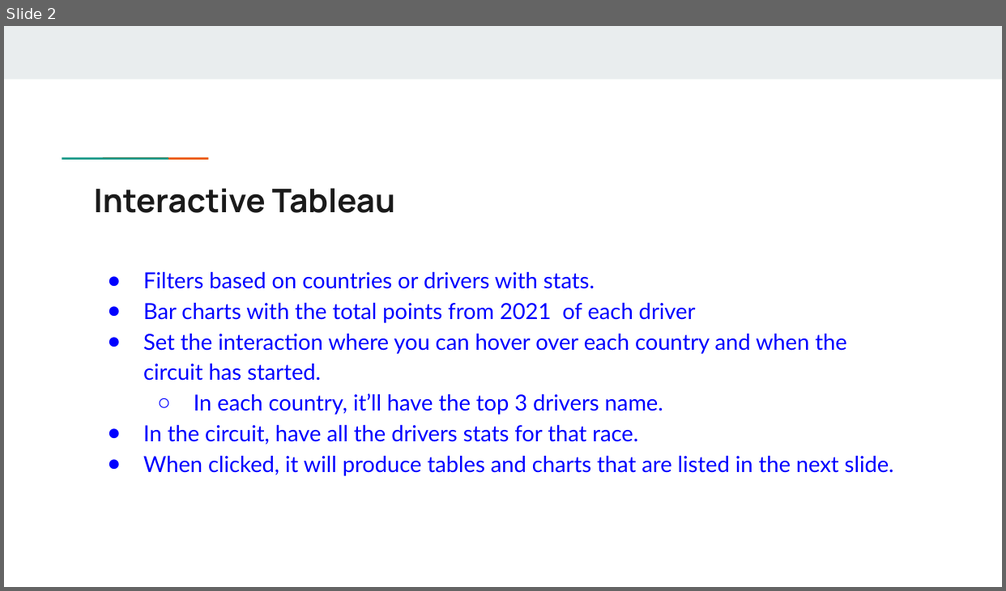
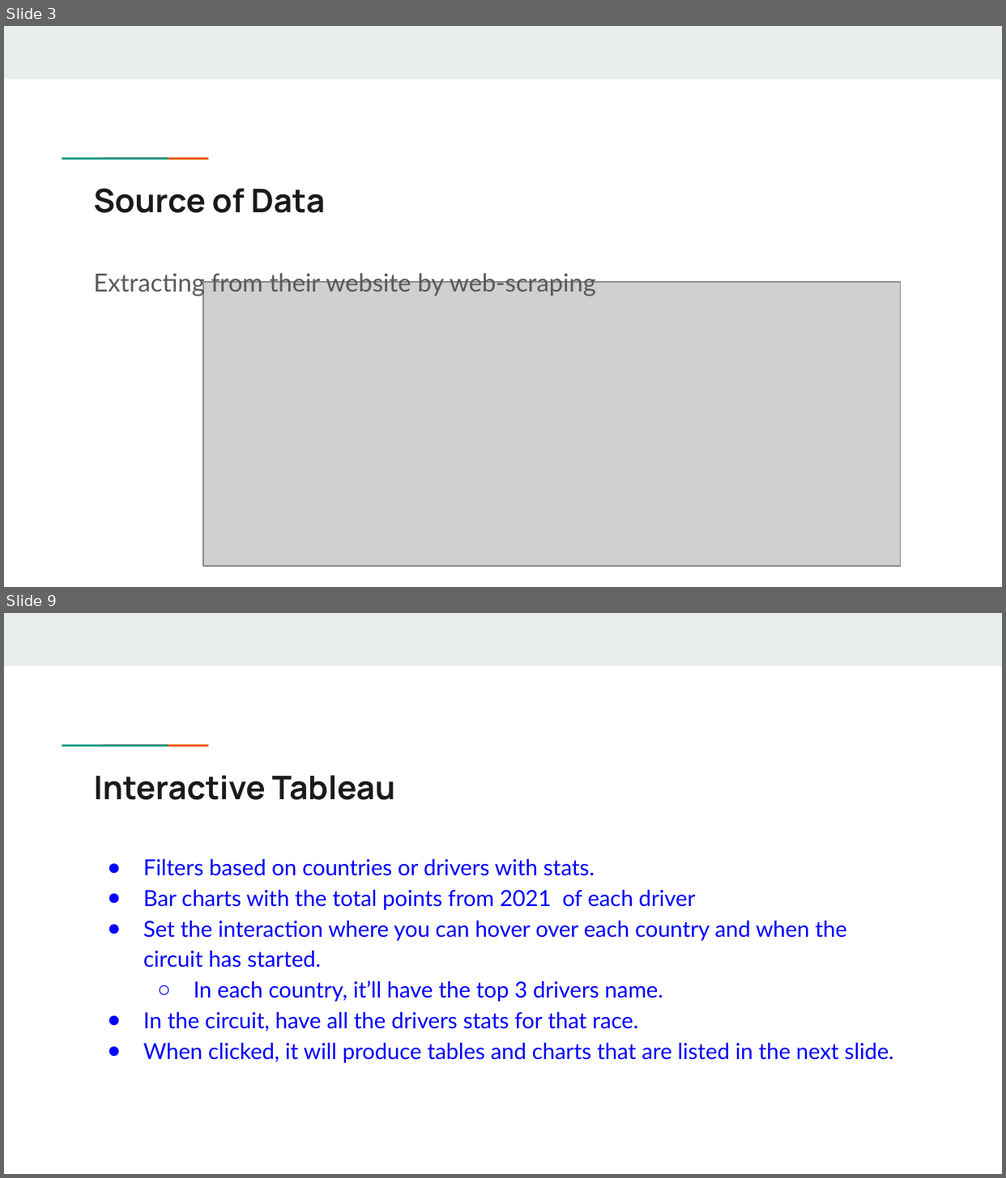
Before and after one commit to Spakicey/2022-Formula1-Analysis, a slide deck: Final Project.pptx. Shown one above the other, each under a label of ours: slide 2 before the commit, slides 3 and 9 after it; the slides between them are not shown. The pictures are 1006x591 and 1006x1178 pixels, drawn with LibreOffice and Linux fonts; fonts in the diff are those of the drawing; grey boxes stand for pictures; background and template pictures are left out. Boxes give left, top, right and bottom in pixels: in the first picture for what was removed or moved away, otherwise in the second. Text is boxed around its words. In the diff, an @@ line names an element or a change of style, - is before the commit and + after.

```diff
--- a/Final Project.pptx
+++ b/Final Project.pptx
@@ slide 3 added at (4,26,1002,587), background #FFFFFF; not listed: 3 template elements that a slide beside it also shows @@
@@ title added at (94,188,326,213), 23.4 pt, text #1A1A1A, bold @@
+Source of Data
@@ text added at (94,270,596,297), 18 pt, text #595959 @@
+Extracting from their website by web-scraping
@@ picture added at (203,281,901,566) @@
@@ what was slide 2 is now slide 9 @@
```
Also in this commit, not shown: 2 slides changed, 6 other slides added, 1 slide removed, 3 other files.
